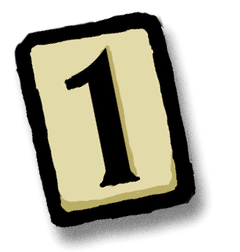
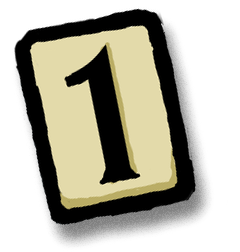
Layers edited between the first and the second 240 × 252 image:
painted on "Background" (1st of 3) over [12, 6, 211, 252]
